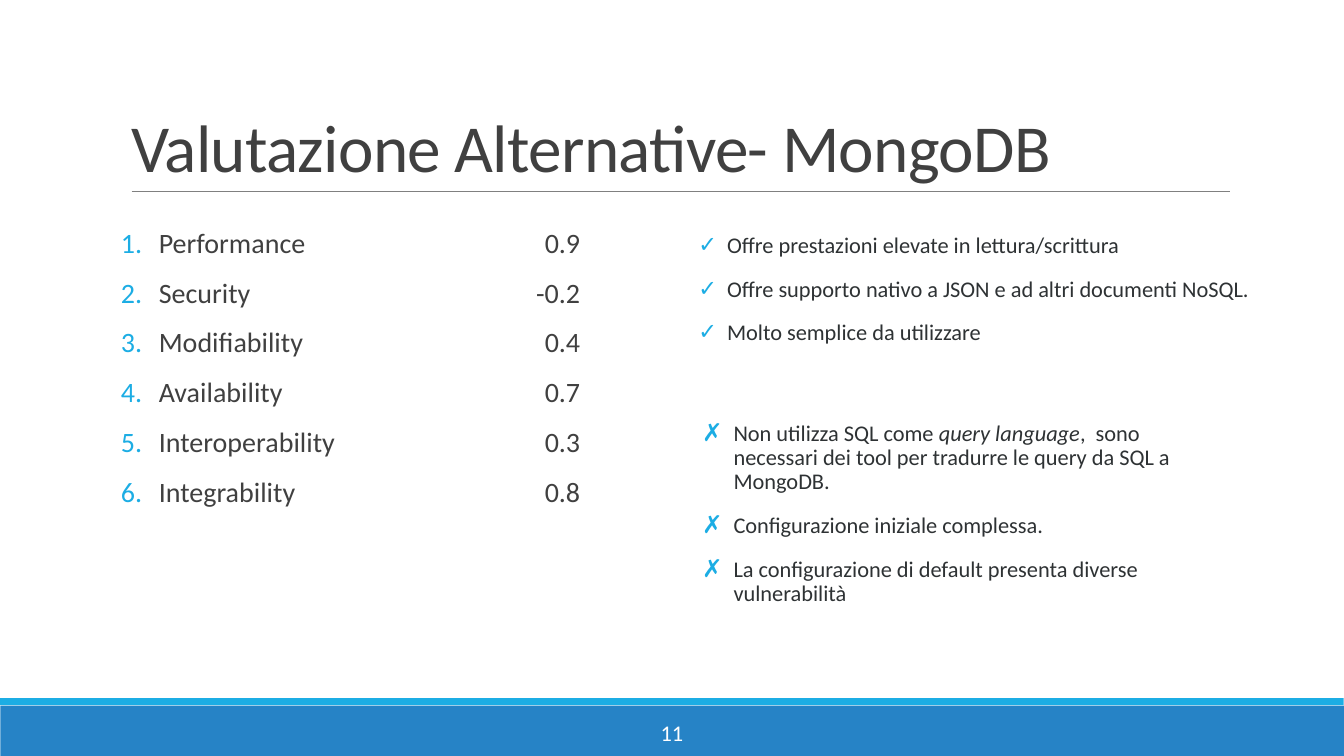
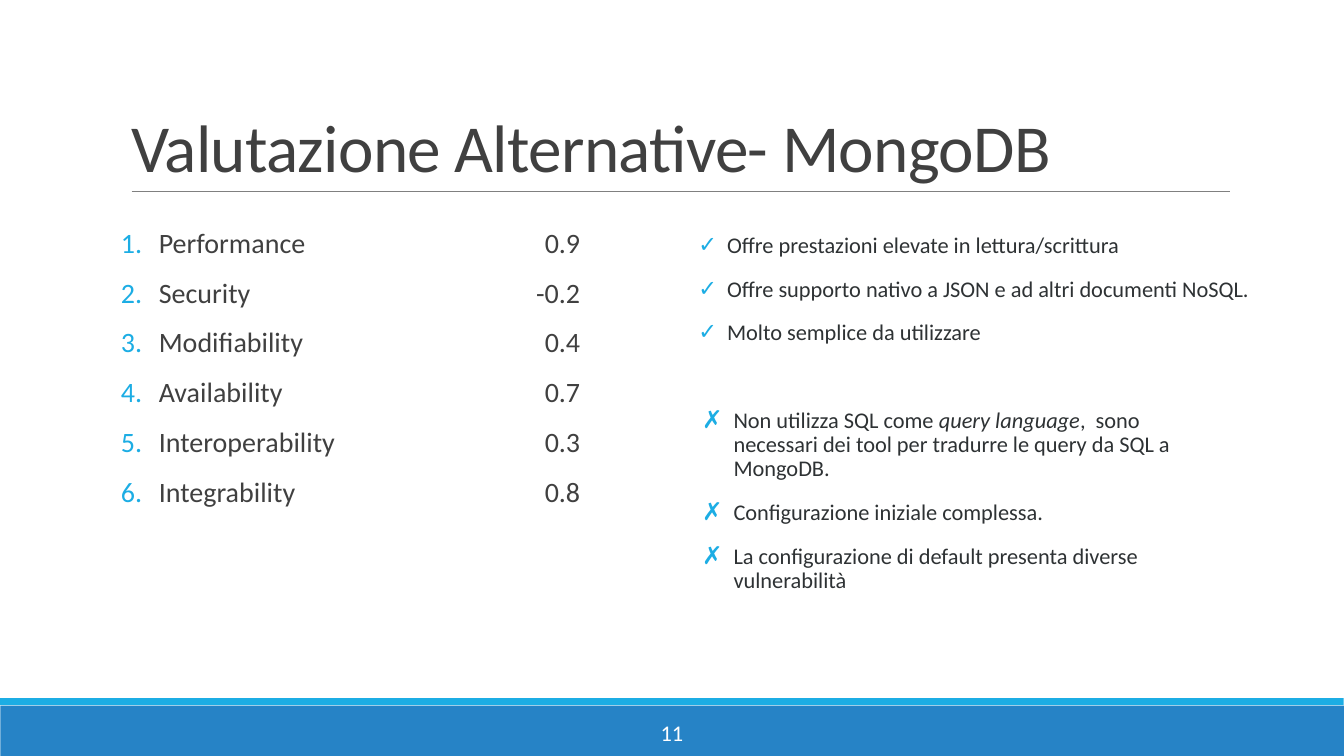
Before and after one commit to danilo-dellorco/ISW2-deliverables, a slide deck: slide 11 of Deliverable3/Deliverable3.pptx. Drawn at 1344x756 pixels with LibreOffice and Linux fonts; fonts in the diff are those of the drawing. Boxes give left, top, right and bottom in pixels: in the first picture for what was removed or moved away, otherwise in the second. Text is boxed around its words. In the diff, an @@ line names an element or a change of style, - is before the commit and + after.

```diff
--- a/Deliverable3/Deliverable3.pptx
+++ b/Deliverable3/Deliverable3.pptx
@@ text "Non utilizza SQL come query ...": place and size @@
-text "Non utilizza SQL come query ..." at (734, 425, 1170, 601)
+text "Non utilizza SQL come query ..." at (734, 412, 1170, 588)
```
Also in this commit, not shown: 2 other slides changed, 1 other file.
